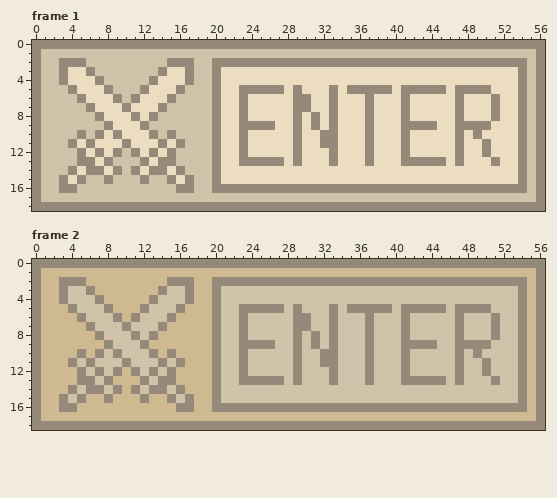
Pixel-art file: image file/ui/deploy/deploy_button_enter.aseprite. That is the earlier state.
57x19 pixels, 2 frames. Shown: frame 1, frame 2.
The result:
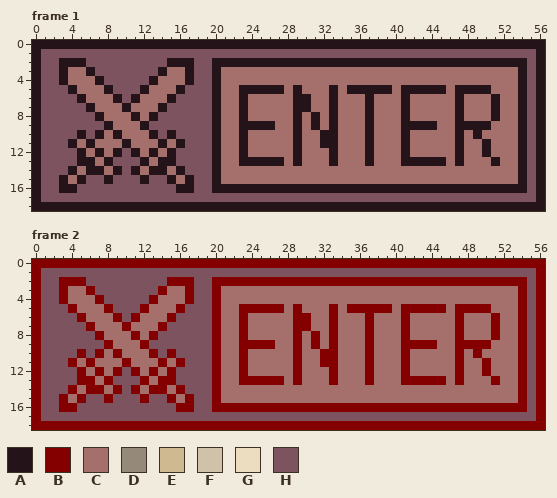
Palette (. is transparent): A #25131a  B #840000  C #a56f6c  D #958979  E #ceb990  F #d0c2a8  G #ecddc0  H #7e5360
Change:
Changed rows in their new state; - is an unchanged pixel.
Frame 1:
first column x 0:
 0 AAAAAAAAAAAAAAAAAAAAAAAAAAAAAAAAAAAAAAAAAAAAAAAAAAAAAAAAA
 1 AHHHHHHHHHHHHHHHHHHHHHHHHHHHHHHHHHHHHHHHHHHHHHHHHHHHHHHHA
 2 AHHAAAHHHHHHHHHAAAHHAAAAAAAAAAAAAAAAAAAAAAAAAAAAAAAAAAAHA
 3 AHHACCAHHHHHHHACCAHHACCCCCCCCCCCCCCCCCCCCCCCCCCCCCCCCCAHA
 4 AHHACCCAHHHHHACCCAHHACCCCCCCCCCCCCCCCCCCCCCCCCCCCCCCCCAHA
 5 AHHHACCCAHHHACCCAHHHACCAAAAACACCCACAAAAACAAAAACAAAACCCAHA
 6 AHHHHACCCAHACCCAHHHHACCACCCCCAACCACCCACCCACCCCCACCCACCAHA
 7 AHHHHHACCCACCCAHHHHHACCACCCCCAACCACCCACCCACCCCCACCCACCAHA
 8 AHHHHHHACCCACAHHHHHHACCACCCCCACACACCCACCCACCCCCACCCACCAHA
 9 AHHHHHHHACCCAHHHHHHHACCAAAACCACACACCCACCCAAAACCAAAACCCAHA
10 AHHHHAHACACCCAHAHHHHACCACCCCCACCAACCCACCCACCCCCACACCCCAHA
11 AHHHACACCCACCCACAHHHACCACCCCCACCAACCCACCCACCCCCACCACCCAHA
12 AHHHHACACAHACACAHHHHACCACCCCCACCCACCCACCCACCCCCACCACCCAHA
13 AHHHHAACAHHHACAAHHHHACCAAAAACACCCACCCACCCAAAAACACCCACCAHA
14 AHHHACAACAHACAACAHHHACCCCCCCCCCCCCCCCCCCCCCCCCCCCCCCCCAHA
15 AHHACAHHAHHHAHHACAHHACCCCCCCCCCCCCCCCCCCCCCCCCCCCCCCCCAHA
16 AHHAAHHHHHHHHHHHAAHHAAAAAAAAAAAAAAAAAAAAAAAAAAAAAAAAAAAHA
17 AHHHHHHHHHHHHHHHHHHHHHHHHHHHHHHHHHHHHHHHHHHHHHHHHHHHHHHHA
18 AAAAAAAAAAAAAAAAAAAAAAAAAAAAAAAAAAAAAAAAAAAAAAAAAAAAAAAAA
Frame 2:
first column x 0:
 0 BBBBBBBBBBBBBBBBBBBBBBBBBBBBBBBBBBBBBBBBBBBBBBBBBBBBBBBBB
 1 BHHHHHHHHHHHHHHHHHHHHHHHHHHHHHHHHHHHHHHHHHHHHHHHHHHHHHHHB
 2 BHHBBBHHHHHHHHHBBBHHBBBBBBBBBBBBBBBBBBBBBBBBBBBBBBBBBBBHB
 3 BHHBCCBHHHHHHHBCCBHHBCCCCCCCCCCCCCCCCCCCCCCCCCCCCCCCCCBHB
 4 BHHBCCCBHHHHHBCCCBHHBCCCCCCCCCCCCCCCCCCCCCCCCCCCCCCCCCBHB
 5 BHHHBCCCBHHHBCCCBHHHBCCBBBBBCBCCCBCBBBBBCBBBBBCBBBBCCCBHB
 6 BHHHHBCCCBHBCCCBHHHHBCCBCCCCCBBCCBCCCBCCCBCCCCCBCCCBCCBHB
 7 BHHHHHBCCCBCCCBHHHHHBCCBCCCCCBBCCBCCCBCCCBCCCCCBCCCBCCBHB
 8 BHHHHHHBCCCBCBHHHHHHBCCBCCCCCBCBCBCCCBCCCBCCCCCBCCCBCCBHB
 9 BHHHHHHHBCCCBHHHHHHHBCCBBBBCCBCBCBCCCBCCCBBBBCCBBBBCCCBHB
10 BHHHHBHBCBCCCBHBHHHHBCCBCCCCCBCCBBCCCBCCCBCCCCCBCBCCCCBHB
11 BHHHBCBCCCBCCCBCBHHHBCCBCCCCCBCCBBCCCBCCCBCCCCCBCCBCCCBHB
12 BHHHHBCBCBHBCBCBHHHHBCCBCCCCCBCCCBCCCBCCCBCCCCCBCCBCCCBHB
13 BHHHHBBCBHHHBCBBHHHHBCCBBBBBCBCCCBCCCBCCCBBBBBCBCCCBCCBHB
14 BHHHBCBBCBHBCBBCBHHHBCCCCCCCCCCCCCCCCCCCCCCCCCCCCCCCCCBHB
15 BHHBCBHHBHHHBHHBCBHHBCCCCCCCCCCCCCCCCCCCCCCCCCCCCCCCCCBHB
16 BHHBBHHHHHHHHHHHBBHHBBBBBBBBBBBBBBBBBBBBBBBBBBBBBBBBBBBHB
17 BHHHHHHHHHHHHHHHHHHHHHHHHHHHHHHHHHHHHHHHHHHHHHHHHHHHHHHHB
18 BBBBBBBBBBBBBBBBBBBBBBBBBBBBBBBBBBBBBBBBBBBBBBBBBBBBBBBBB
Changed places in both pictures, as pixel boxes (x1, y1, x2, y2):
changed: (32, 40, 545, 211)
changed: (32, 259, 545, 430)
